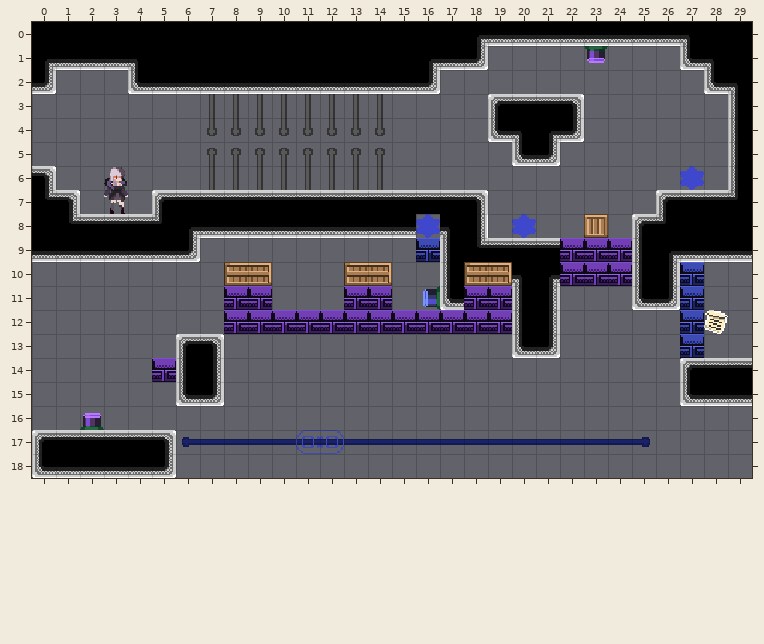
Tiled map: Assets/maps/BookmarkLevels/2 - Lower Class Rooms/6 - UnlockGravitySwap.tmx. Above: the version before the commit.
Cells are 16x16 px. Shown: x 0..29, y 0..18.
And afterwards:
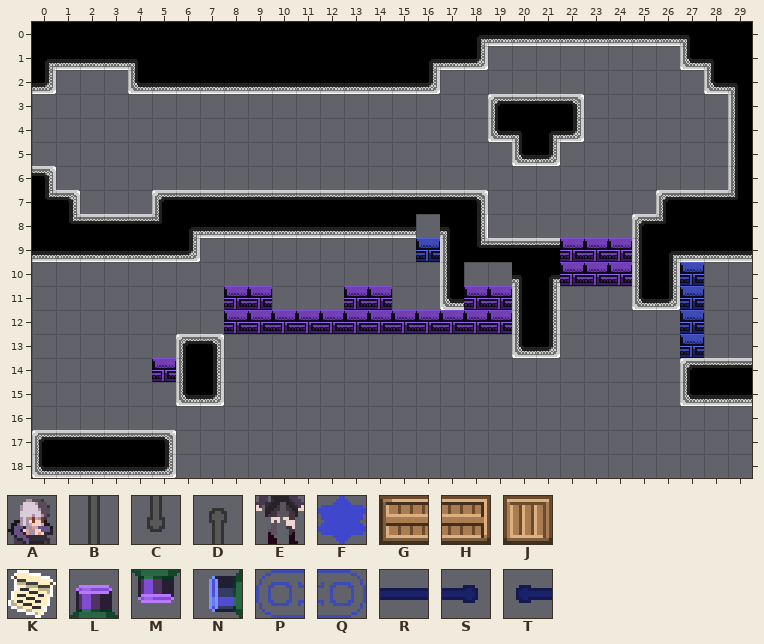
Key: from "PlaceholderSprites": A 0, B 13 turned 270, C 14 flipped on the diagonal, D 14 turned 270, E 15, F 27, G 39, H 40, J 54, K 55, L 58, M 58 flipped up-down, N 59 turned 270, P 69, Q 69 flipped left-right, R 73, S 74, T 74 flipped left-right.
_ is an empty cell.
Changes in this commit:
Layer "bkg_far":
y 3: x 7..14 BBBBBBBB -> ________
y 4: x 7..14 CCCCCCCC -> ________
y 5: x 7..14 DDDDDDDD -> ________
y 6: x 7..14 BBBBBBBB -> ________
Layer "bkg_close":
y 17: x 6..25 TRRRRRRRRRRRRRRRRRRS -> ____________________
Layer "ground":
y 1: x 23 M -> _
y 6: x 3 A -> _; x 27 F -> _
y 7: x 3 E -> _
y 8: x 16 F -> _; x 20 F -> _; x 23 J -> _
y 10: x 8..9 GH -> __; x 13..14 GH -> __; x 18..19 GH -> __
y 11: x 16 N -> _
y 12: x 28 K -> _
y 16: x 2 L -> _
y 17: x 11..12 PQ -> __
